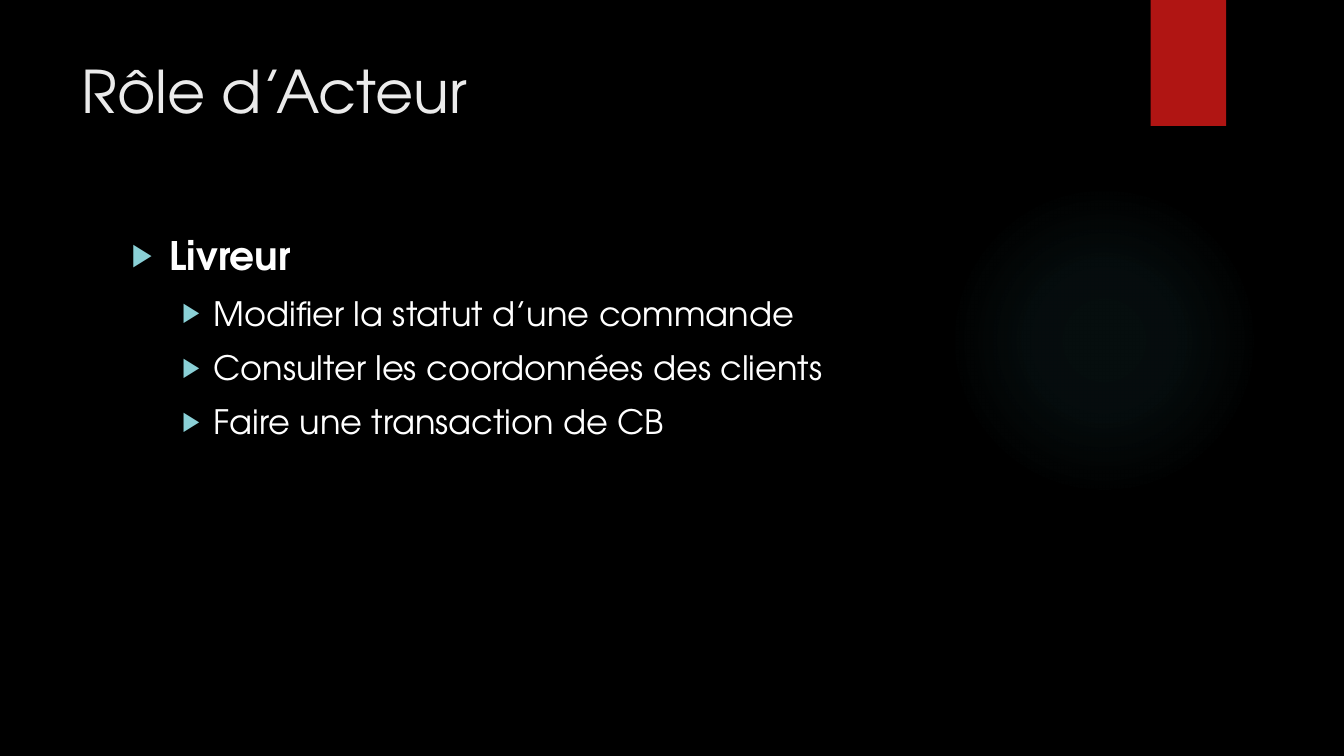
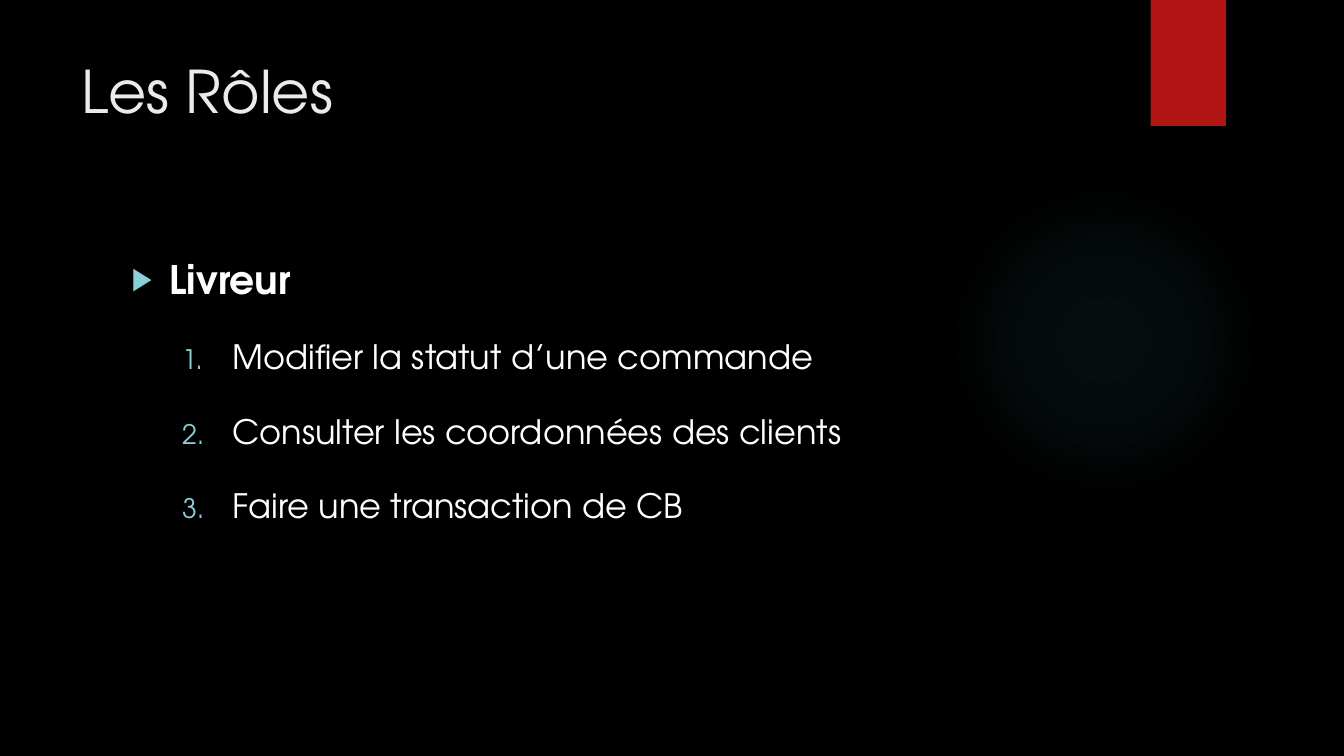
Before and after one commit to delattr/oc-pizza, a slide deck: slide 9 of OC PIZZA presentation.pptx (slide 7 before the commit). Drawn at 1344x756 pixels with LibreOffice and Linux fonts; fonts in the diff are those of the drawing; background and template pictures are left out. Boxes give left, top, right and bottom in pixels: in the first picture for what was removed or moved away, otherwise in the second. Text is boxed around its words. In the diff, an @@ line names an element or a change of style, - is before the commit and + after.

```diff
--- a/OC PIZZA presentation.pptx
+++ b/OC PIZZA presentation.pptx
@@ title at (81, 69, 333, 114): text changed @@
-Rôle d’Acteur
+Les Rôles
@@ text "Livreur" at (170, 264, 841, 519): line spacing 1 to 1.5; bullet ▶ to 1. @@
```
Also in this commit, not shown: 9 other slides changed, 3 slides added.
